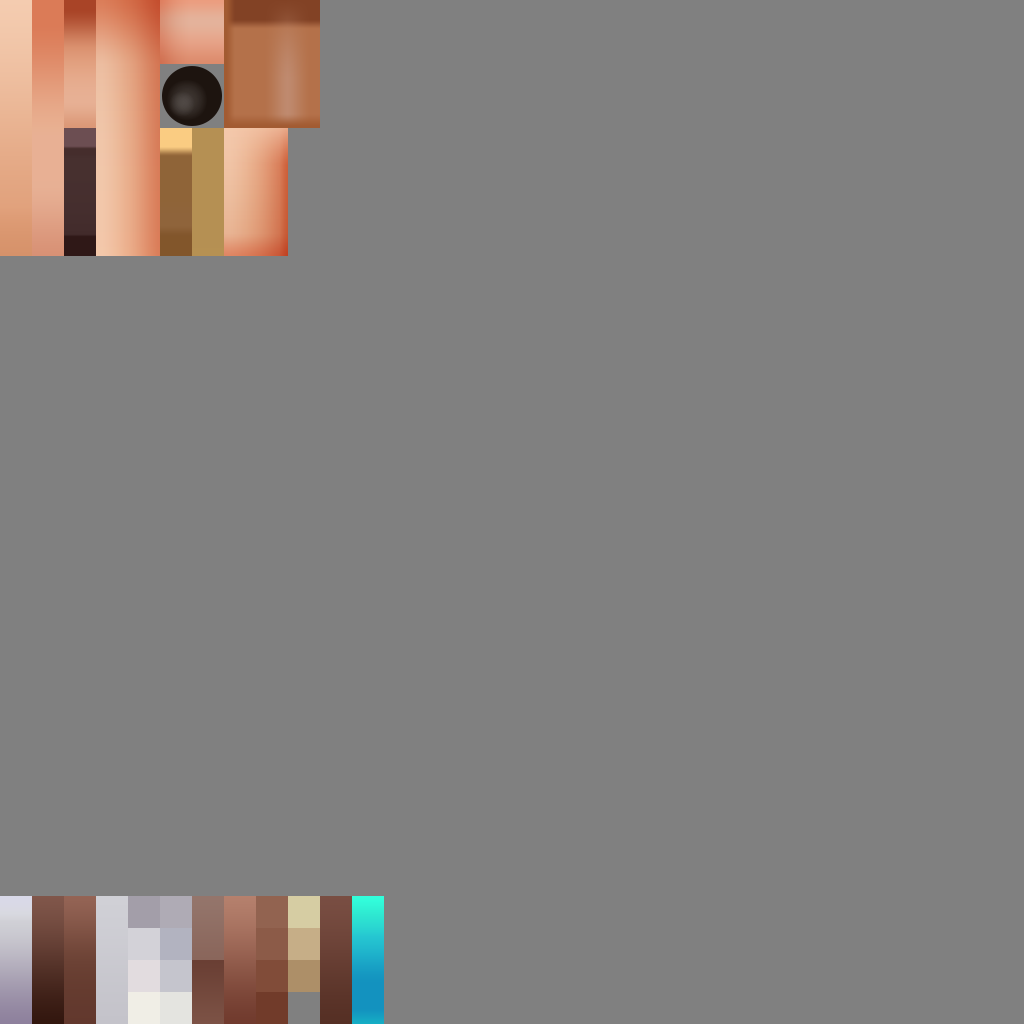
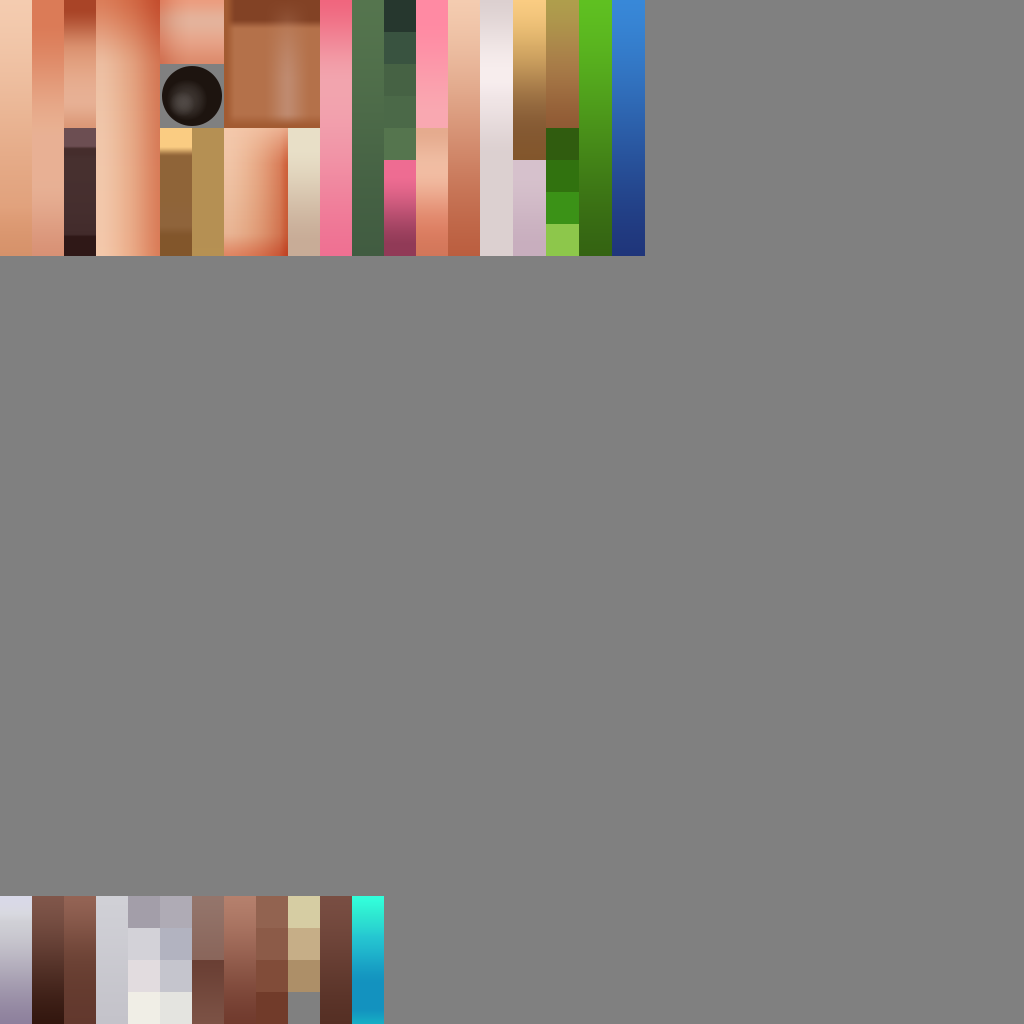
Layers edited between the first and the second 1024x1024 image:
added group "hero_3" with 10 layers above "hero_2" over 480, 0, 645, 256
added layer "矩形 7 拷贝" in group "hero_3" over 513, 160, 546, 256
added layer "矩形 7 拷贝 8" in group "hero_3" over 546, 224, 579, 256
added layer "矩形 7 拷贝 7" in group "hero_3" over 546, 192, 579, 224
added layer "矩形 7 拷贝 6" in group "hero_3" over 546, 160, 579, 192
added layer "矩形 7 拷贝 5" in group "hero_3" over 546, 128, 579, 160
added layer "矩形 7 拷贝 3" in group "hero_3" over 546, 0, 579, 128
added layer "矩形 7 拷贝 2" in group "hero_3" over 513, 0, 546, 160
added layer "矩形 7 拷贝 9" in group "hero_3" over 612, 0, 645, 256
added layer "矩形 7 拷贝 4" in group "hero_3" over 579, 0, 612, 256
added layer "矩形 7" in group "hero_3" over 480, 0, 513, 256
added group "hero_2" with 12 layers above "hero_1" over 288, 0, 480, 256
added layer "矩形 6 拷贝 10" in group "hero_2" over 384, 160, 416, 256
added layer "矩形 6 拷贝 7" in group "hero_2" over 384, 128, 416, 160
added layer "矩形 6 拷贝 6" in group "hero_2" over 384, 96, 416, 128
added layer "矩形 6 拷贝 5" in group "hero_2" over 384, 64, 416, 96
added layer "矩形 6 拷贝 4" in group "hero_2" over 384, 32, 416, 64
added layer "矩形 6 拷贝 9" in group "hero_2" over 416, 128, 448, 256
added layer "矩形 6 拷贝 11" in group "hero_2" over 448, 0, 480, 256
added layer "矩形 6 拷贝 8" in group "hero_2" over 416, 0, 448, 128
added layer "矩形 6 拷贝 3" in group "hero_2" over 384, 0, 416, 32
added layer "矩形 6 拷贝" in group "hero_2" over 288, 128, 320, 256
added layer "矩形 6 拷贝 2" in group "hero_2" over 352, 0, 384, 256
added layer "矩形 6" in group "hero_2" over 320, 0, 352, 256
